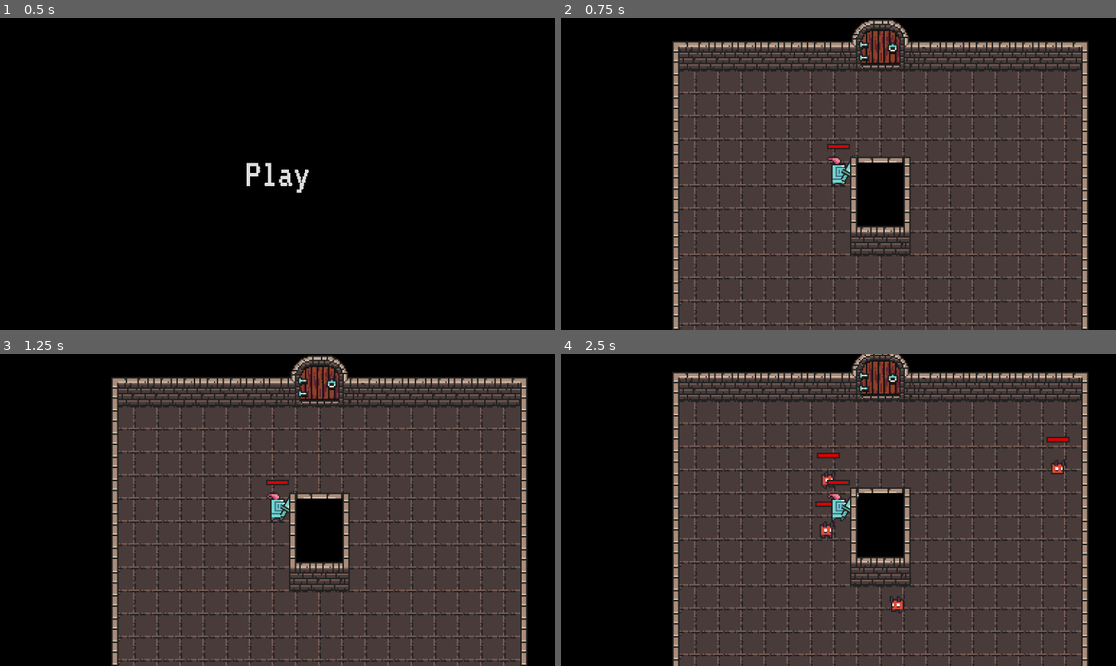
Above: before the commit, frames 1-4 (two rows, left to right).
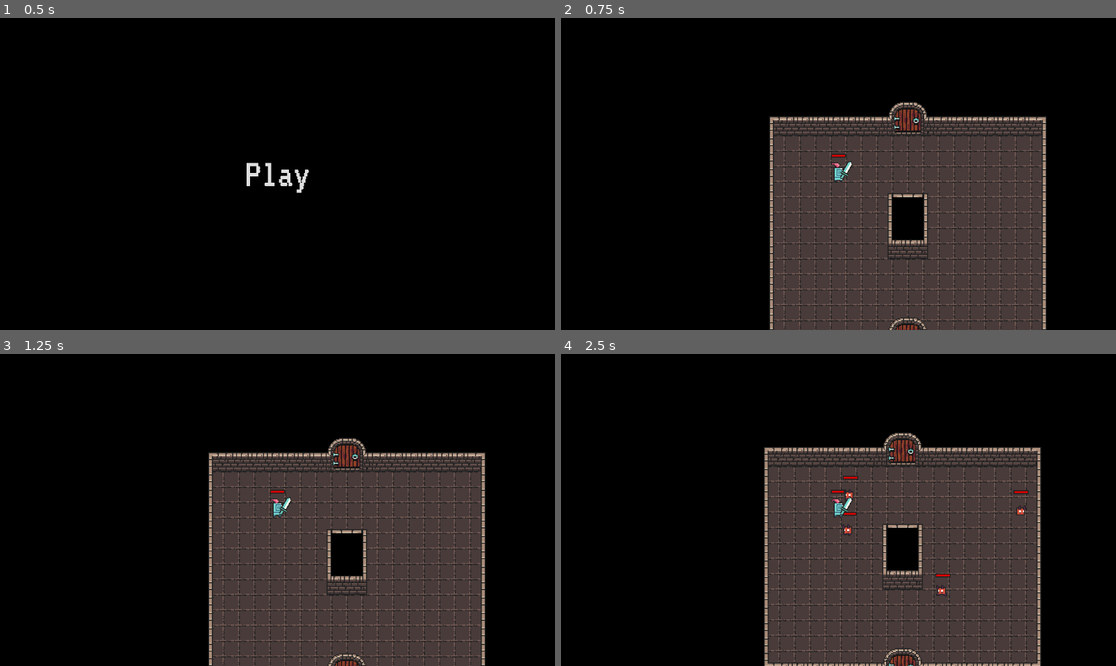
Above: after the commit, the same moments.

Repository: InjustFr/CallOfTheMask
Game: Godot game, scene res://MainMenu.tscn
Same seed, same stepped clock (60 frames per second), same inputs: the game is played once before the commit and once after it.
Inputs (mouse positions are in pixels of both pictures, inside the frame that each line leads up to):
- Up to frame 1 (0.5 s): no input
- Up to frame 2 (0.75 s): click "Play" at 0.5 s
- Up to frame 3 (1.25 s): no input
- Up to frame 4 (2.5 s): move the mouse to (960, 494) at 1.27 s; tap A (a) at 1.35 s; tap D (d) at 1.55, 2.1 s; move the mouse to (727, 525) at 2.02 s; tap S (s) at 2.3 s

Frame 1 is identical in both runs. In frame 2, 49% of the frame differs, in the area x 20-95%, y 0-100%; in frame 3, 49%; in frame 4, 50%.

Commit message:
Prevent enemies walking into each other

Diff:
--- a/Enemy/Imp.tscn
+++ b/Enemy/Imp.tscn
@@ -91,7 +91,7 @@
 [sub_resource type="CircleShape2D" id="CircleShape2D_3kp21"]
 radius = 128.0
 
-[node name="Enemy" type="CharacterBody2D"]
+[node name="Imp" type="CharacterBody2D"]
 collision_layer = 3
 motion_mode = 1
 wall_min_slide_angle = 0.0
@@ -124,18 +124,18 @@
 texture_progress = SubResource("GradientTexture2D_oo7tf")
 texture_progress_offset = Vector2(1, 1)
 
-[node name="StateMachine" type="Node" parent="." node_paths=PackedStringArray("initialState")]
+[node name="StateMachine" type="Node" parent="." node_paths=PackedStringArray("initial_state")]
 script = ExtResource("4_la31t")
-initialState = NodePath("Idle")
+initial_state = NodePath("Idle")
 
-[node name="Idle" type="Node" parent="StateMachine" node_paths=PackedStringArray("aggroCollider", "enemy")]
+[node name="Idle" type="Node" parent="StateMachine" node_paths=PackedStringArray("aggro_collider", "enemy")]
 script = ExtResource("5_e8rqw")
-aggroCollider = NodePath("../../AggroRange")
+aggro_collider = NodePath("../../AggroRange")
 enemy = NodePath("../..")
 
-[node name="Follow" type="Node" parent="StateMachine" node_paths=PackedStringArray("aggroCollider", "navigation", "enemy")]
+[node name="Follow" type="Node" parent="StateMachine" node_paths=PackedStringArray("aggro_collider", "navigation", "enemy")]
 script = ExtResource("6_glkgb")
-aggroCollider = NodePath("../../AggroRange")
+aggro_collider = NodePath("../../AggroRange")
 navigation = NodePath("../../NavigationAgent2D")
 enemy = NodePath("../..")
 
@@ -153,4 +153,4 @@
 path_desired_distance = 4.0
 target_desired_distance = 4.0
 avoidance_enabled = true
-radius = 48.0
+radius = 8.0
--- a/Level1.tscn
+++ b/Level1.tscn
@@ -13,5 +13,5 @@
 y_sort_enabled = true
 
 [node name="Player" parent="." instance=ExtResource("2_l05yr")]
-position = Vector2(120, 88)
+position = Vector2(72, 56)
 wall_min_slide_angle = 0.0
--- a/Player.tscn
+++ b/Player.tscn
@@ -113,7 +113,7 @@
 animation = &"idle"
 
 [node name="Camera2D" type="Camera2D" parent="."]
-zoom = Vector2(3, 3)
+zoom = Vector2(2, 2)
 
 [node name="WeaponContainer" type="Marker2D" parent="."]
 position = Vector2(0, 3)
--- a/Room/HorizontalDoor.tscn
+++ b/Room/HorizontalDoor.tscn
@@ -5,12 +5,12 @@
 
 [sub_resource type="ParticleProcessMaterial" id="ParticleProcessMaterial_44e31"]
 particle_flag_disable_z = true
-emission_shape_scale = Vector3(10, 1, 1)
-emission_shape = 3
-emission_box_extents = Vector3(1, 1, 1)
+emission_shape = 1
+emission_sphere_radius = 10.0
 direction = Vector3(0, -1, 0)
-initial_velocity_min = 64.0
-initial_velocity_max = 64.0
+spread = 180.0
+initial_velocity_min = 48.0
+initial_velocity_max = 48.0
 angular_velocity_min = 48.0
 angular_velocity_max = 48.0
 gravity = Vector3(0, 0, 0)
@@ -31,9 +31,10 @@
 layer_1/tile_data = PackedInt32Array()
 
 [node name="GPUParticles2D" type="GPUParticles2D" parent="."]
+position = Vector2(0, -16)
 emitting = false
-amount = 512
+amount = 384
 process_material = SubResource("ParticleProcessMaterial_44e31")
-lifetime = 0.45
+lifetime = 0.25
 one_shot = true
 explosiveness = 0.5
--- a/State/Enemy/AttackEnemyState.gd
+++ b/State/Enemy/AttackEnemyState.gd
@@ -12,4 +12,4 @@
 	if enemy.global_position.distance_to(player.global_position) < enemy.attack_range:
 		enemy.attack(player)
 	else:
-		Transitioned.emit(self, "follow")
+		transitioned.emit(self, "follow")
--- a/State/Enemy/FollowEnemyState.gd
+++ b/State/Enemy/FollowEnemyState.gd
@@ -2,34 +2,40 @@
 
 class_name EnemyFollowState
 
-@export var aggroCollider: Area2D
+@export var aggro_collider: Area2D
 @export var navigation: NavigationAgent2D
 
 var player: Player;
 
 func enter():
-	aggroCollider.body_exited.connect(_playerExited)
+	aggro_collider.body_exited.connect(_player_exited)
+	navigation.velocity_computed.connect(_safe_velocity_calculated)
+	navigation.max_speed = enemy.speed
 	player = enemy.get_player()
 
 func leave():
-	aggroCollider.body_exited.disconnect(_playerExited)
+	aggro_collider.body_exited.disconnect(_player_exited)
+	navigation.velocity_computed.disconnect(_safe_velocity_calculated)
 
-func physicsUpdate(_delta):
+func physics_update(_delta):
 	var direction := enemy.global_position.direction_to(player.global_position)
 	if abs(direction.x) > 0:
 		enemy.sprite.flip_h = direction.x < 0
 
 	if enemy.global_position.distance_to(player.global_position) <= enemy.attack_range:
-		Transitioned.emit(self, "attack")
+		transitioned.emit(self, "attack")
 		return
 
 	navigation.target_position = player.global_position
 
-	var currentAgentPosition: Vector2 = enemy.global_position
-	var nextPathPosition: Vector2 = navigation.get_next_path_position()
+	var current_agent_position: Vector2 = enemy.global_position
+	var next_path_position: Vector2 = navigation.get_next_path_position()
 
-	enemy.velocity = currentAgentPosition.direction_to(nextPathPosition) * enemy.speed
+	navigation.set_velocity(current_agent_position.direction_to(next_path_position) * enemy.speed)
 
-func _playerExited(body: Node2D):
+func _player_exited(body: Node2D):
 	if body is Player:
-		Transitioned.emit(self, "idle")
+		transitioned.emit(self, "idle")
+
+func _safe_velocity_calculated(safe_velocity: Vector2) -> void:
+	enemy.velocity = safe_velocity
--- a/State/Enemy/IdleEnemyState.gd
+++ b/State/Enemy/IdleEnemyState.gd
@@ -2,14 +2,15 @@
 
 class_name IdleEnemyState
 
-@export var aggroCollider: Area2D
+@export var aggro_collider: Area2D
 
 func enter():
-	aggroCollider.body_entered.connect(_playerHeard)
+	aggro_collider.body_entered.connect(_player_heard)
+	enemy.velocity = Vector2(0.0, 0.0)
 
 func leave():
-	aggroCollider.body_entered.disconnect(_playerHeard)
+	aggro_collider.body_entered.disconnect(_player_heard)
 
-func _playerHeard(body: Node2D):
+func _player_heard(body: Node2D):
 	if body is Player:
-		Transitioned.emit(self, "follow")
+		transitioned.emit(self, "follow")
--- a/State/State.gd
+++ b/State/State.gd
@@ -2,7 +2,7 @@
 
 class_name State
 
-signal Transitioned
+signal transitioned
 
 func enter():
 	pass
@@ -13,5 +13,5 @@
 func update(_delta: float):
 	pass
 
-func physicsUpdate(_delta: float):
+func physics_update(_delta: float):
 	pass
--- a/State/StateMachine.gd
+++ b/State/StateMachine.gd
@@ -2,9 +2,9 @@
 
 class_name StateMachine
 
-@export var initialState: State;
+@export var initial_state: State;
 
-var currentState: State
+var current_state: State
 var states : Dictionary = {}
 
 # Called when the node enters the scene tree for the first time.
@@ -12,30 +12,30 @@
 	for child in get_children():
 		if child is State:
 			states[child.name.to_lower()] = child
-			child.Transitioned.connect(_on_child_transitioned)
+			child.transitioned.connect(_on_child_transitioned)
 
-	if initialState:
-		initialState.enter()
-		currentState = initialState
+	if initial_state:
+		initial_state.enter()
+		current_state = initial_state
 
 func _process(delta):
-	if currentState:
-		currentState.update(delta)
+	if current_state:
+		current_state.update(delta)
 
 func _physics_process(delta):
-	if currentState:
-		currentState.physicsUpdate(delta)
+	if current_state:
+		current_state.physics_update(delta)
 
-func _on_child_transitioned(state: State, newStateName: String):
-	if state != currentState:
+func _on_child_transitioned(state: State, new_state_name: String):
+	if state != current_state:
 		return
 
-	var newState = states.get(newStateName.to_lower())
-	if !newState:
+	var new_state = states.get(new_state_name.to_lower())
+	if !new_state:
 		return
 
-	if currentState:
-		currentState.leave()
+	if current_state:
+		current_state.leave()
 
-	newState.enter()
-	currentState = newState
+	new_state.enter()
+	current_state = new_state
